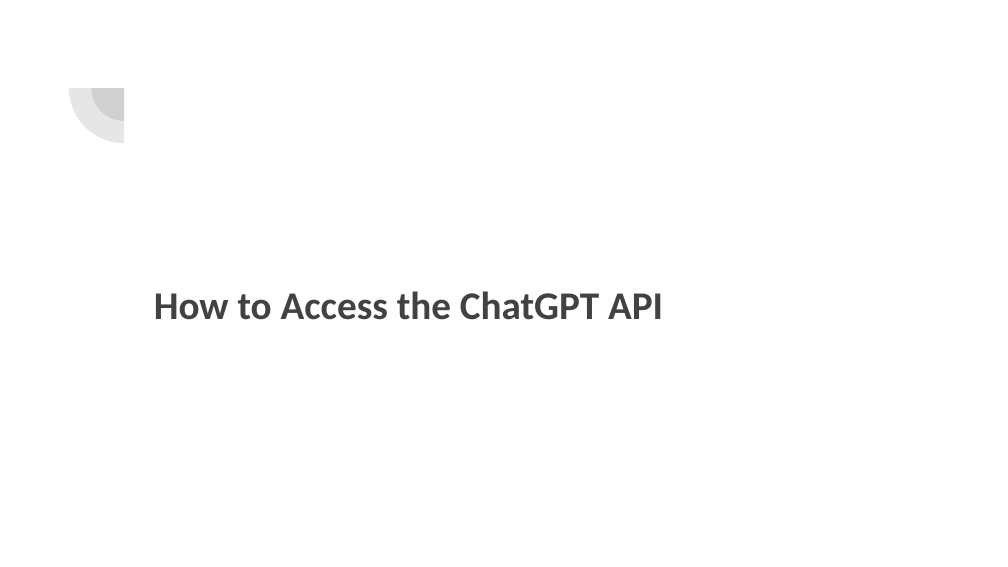
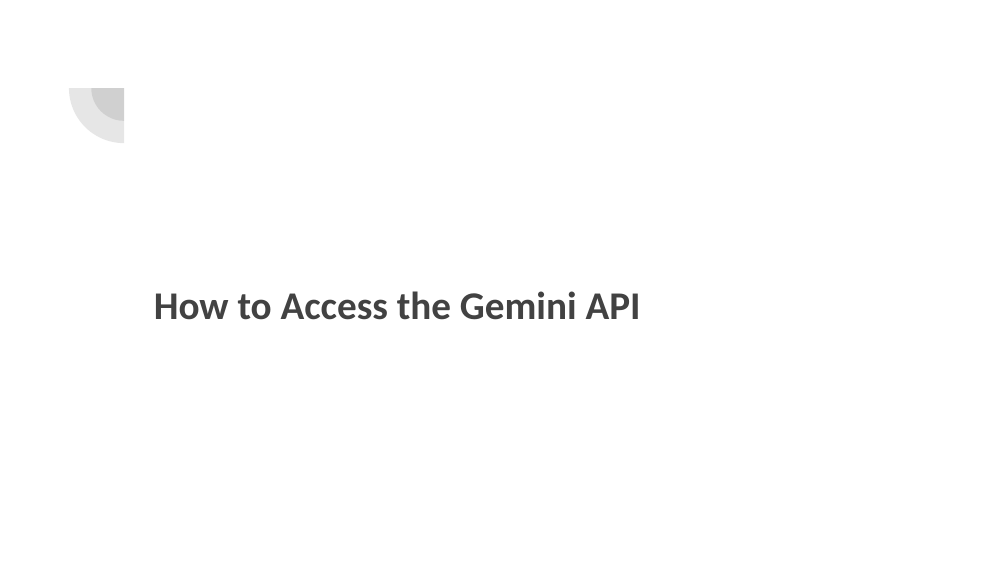
Before and after one commit to aacayanan/chatbot-workshop-mesacs, a slide deck: slide 17 of AI Chatbot Workshop.pptx (slide 14 before the commit). Drawn at 1008x567 pixels with LibreOffice and Linux fonts; fonts in the diff are those of the drawing. Boxes give left, top, right and bottom in pixels: in the first picture for what was removed or moved away, otherwise in the second. Text is boxed around its words. In the diff, an @@ line names an element or a change of style, - is before the commit and + after.

```diff
--- a/AI Chatbot Workshop.pptx
+++ b/AI Chatbot Workshop.pptx
@@ title at (154,291,641,320): text changed @@
-How to Access the ChatGPT API
+How to Access the Gemini API
```
Also in this commit, not shown: 2 other slides changed, 8 slides added, 3 slides removed.
